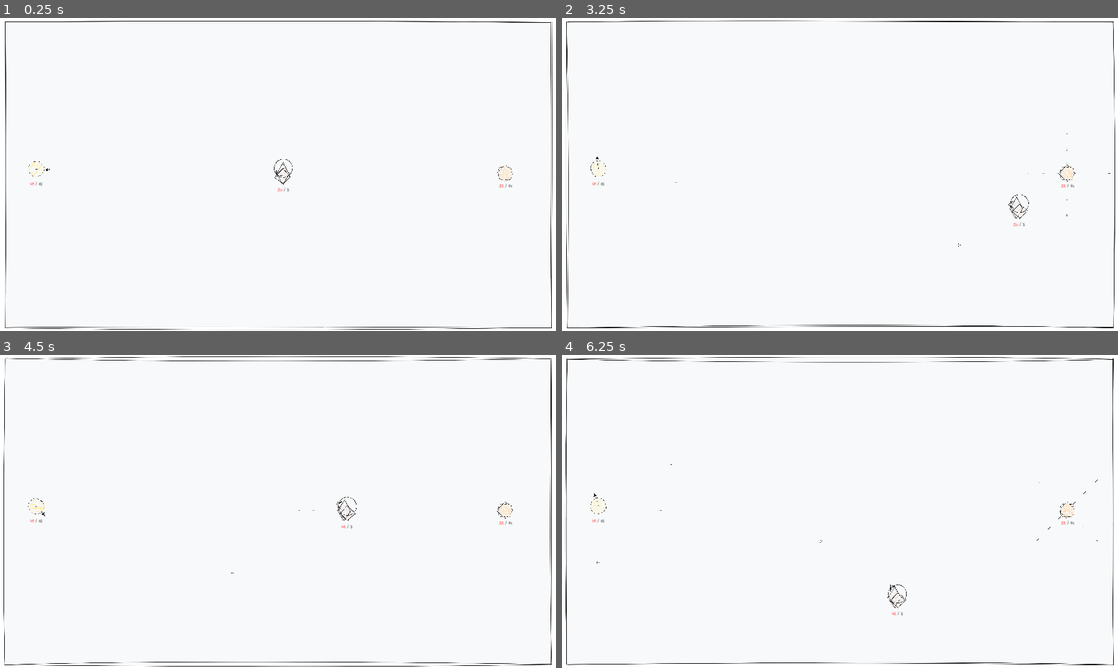
Above: before the commit, frames 1-4 (two rows, left to right).
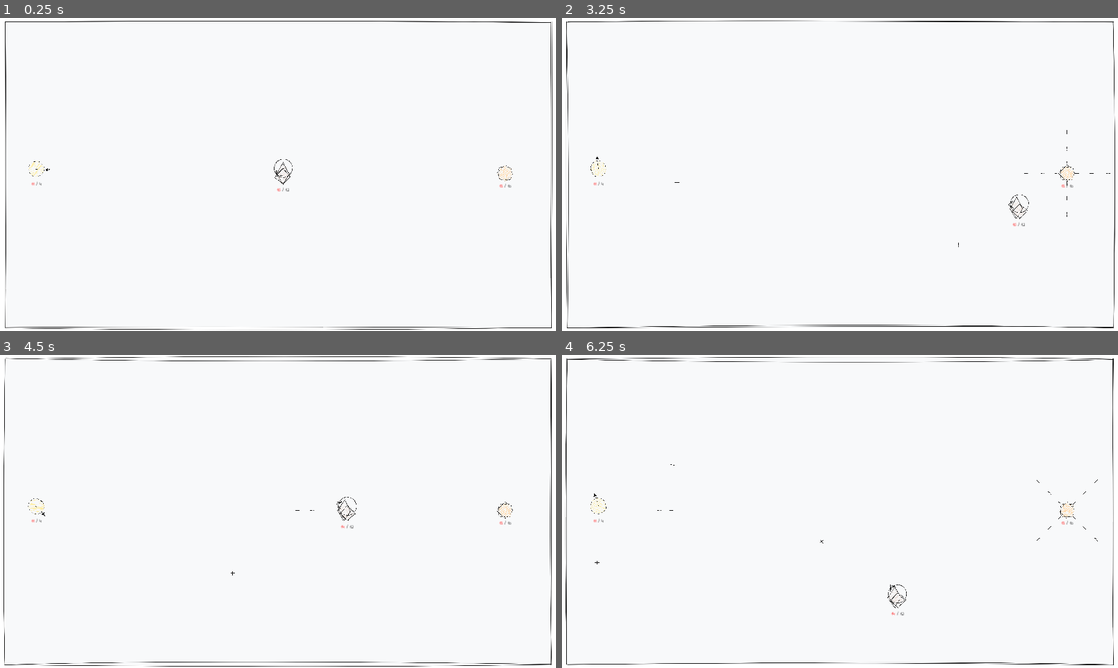
Above: after the commit, the same moments.

Repository: sacredSatan/thain-thain
Game: Godot game, scene res://main.tscn
Same seed, same stepped clock (60 frames per second), same inputs: the game is played once before the commit and once after it.
Inputs (mouse positions are in pixels of both pictures, inside the frame that each line leads up to):
- Up to frame 1 (0.25 s): no input
- Up to frame 2 (3.25 s): move the mouse to (845, 190) at 0.52 s; hold D (move_right) 0.53-1.28 s; tap Tab (cycle_weapon) at 0.6, 2.1 s; move the mouse to (600, 183) at 1.27 s; hold S (move_down) 1.28-2.03 s; tap Space (shoot) at 1.35, 2.85 s; move the mouse to (1067, 187) at 2.02 s; hold D (move_right) 2.03-2.78 s; move the mouse to (812, 237) at 2.77 s; hold W (move_up) from 2.78 s (still down)
- Up to frame 3 (4.5 s): move the mouse to (444, 558) at 3.52 s; release W (move_up) at 3.53 s; hold A (move_left) from 3.53 s (still down); tap Tab (cycle_weapon) at 3.6 s; move the mouse to (111, 464) at 4.27 s; tap Space (shoot) at 4.35 s
- Up to frame 4 (6.25 s): move the mouse to (867, 511) at 5.02 s; release A (move_left) at 5.03 s; hold S (move_down) 5.03-5.78 s; tap Tab (cycle_weapon) at 5.1 s; move the mouse to (756, 433) at 5.77 s; hold D (move_right) from 5.78 s (still down); tap Space (shoot) at 5.85 s

The runs differ from the first frame. In frame 1, less than 0.1% of the frame differs, in the area x 5-93%, y 52-56%; in frame 2, less than 0.1%, in the area x 5-99%, y 35-74%; in frame 3, less than 0.1%; in frame 4, less than 0.1%.

Commit message:
i don't remember

Diff:
--- a/bullet.tscn
+++ b/bullet.tscn
@@ -1,34 +1,34 @@
 [gd_scene load_steps=14 format=3 uid="uid://bmwoo0kpnly3w"]
 
 [ext_resource type="Script" path="res://bullet.gd" id="1_gwm7e"]
-[ext_resource type="Texture2D" uid="uid://b50517ijbnigg" path="res://assets/bullets/bullet_plus1.png" id="2_3i354"]
-[ext_resource type="Texture2D" uid="uid://cg3dob2d54s2j" path="res://assets/bullets/bullet_minus1.png" id="2_vqyl2"]
-[ext_resource type="Texture2D" uid="uid://c1382tamk8rx7" path="res://assets/bullets/bullet_minus2.png" id="3_t0guu"]
-[ext_resource type="Texture2D" uid="uid://bbys6w4t6s8gv" path="res://assets/bullets/bullet_plus2.png" id="3_wgjjg"]
-[ext_resource type="Texture2D" uid="uid://678el1yu6idk" path="res://assets/bullets/bullet_minus3.png" id="4_8kf7j"]
-[ext_resource type="Texture2D" uid="uid://dayrkaompwypj" path="res://assets/bullets/bullet_plus3.png" id="4_f855a"]
-[ext_resource type="Texture2D" uid="uid://cyq68kb1qrp4k" path="res://assets/bullets/bullet_minus4.png" id="5_dhggr"]
-[ext_resource type="Texture2D" uid="uid://d1rx4dtcyio27" path="res://assets/bullets/bullet_minus5.png" id="6_h6gva"]
-[ext_resource type="Texture2D" uid="uid://b38helds84cnv" path="res://assets/bullets/bullet_plus4.png" id="10_dqj0p"]
-[ext_resource type="Texture2D" uid="uid://cadsfo3aqe0kw" path="res://assets/bullets/bullet_plus5.png" id="11_eis5a"]
+[ext_resource type="Texture2D" uid="uid://b2qahhjgdlfo8" path="res://assets/bullets/bullet_minus_21.png" id="4_h6a1i"]
+[ext_resource type="Texture2D" uid="uid://dfbu06xxqrmu0" path="res://assets/bullets/bullet_minus_22.png" id="7_3t64q"]
+[ext_resource type="Texture2D" uid="uid://dhbuy2nokclsl" path="res://assets/bullets/bullet_plus_21.png" id="7_fjr3p"]
+[ext_resource type="Texture2D" uid="uid://buj8vmwmiid16" path="res://assets/bullets/bullet_plus_22.png" id="8_rplla"]
+[ext_resource type="Texture2D" uid="uid://vt7nc3melfor" path="res://assets/bullets/bullet_plus_23.png" id="9_25c6e"]
+[ext_resource type="Texture2D" uid="uid://s7mxj4xdj82f" path="res://assets/bullets/bullet_minus_24.png" id="10_1csvk"]
+[ext_resource type="Texture2D" uid="uid://ctwvmvygjl0ox" path="res://assets/bullets/bullet_plus_24.png" id="10_3ldu4"]
+[ext_resource type="Texture2D" uid="uid://b48n14r6xapnj" path="res://assets/bullets/bullet_plus_25.png" id="11_gwcjs"]
+[ext_resource type="Texture2D" uid="uid://b5u2m8mck2bvu" path="res://assets/bullets/bullet_minus_23.png" id="13_hiqe0"]
+[ext_resource type="Texture2D" uid="uid://ddscvd7oyp5ns" path="res://assets/bullets/bullet_minus_25.png" id="16_utbrc"]
 
 [sub_resource type="SpriteFrames" id="SpriteFrames_xmh1w"]
 animations = [{
 "frames": [{
 "duration": 1.0,
-"texture": ExtResource("2_vqyl2")
+"texture": ExtResource("4_h6a1i")
 }, {
 "duration": 1.0,
-"texture": ExtResource("3_t0guu")
+"texture": ExtResource("7_3t64q")
 }, {
 "duration": 1.0,
-"texture": ExtResource("4_8kf7j")
+"texture": ExtResource("13_hiqe0")
 }, {
 "duration": 1.0,
-"texture": ExtResource("5_dhggr")
+"texture": ExtResource("10_1csvk")
 }, {
 "duration": 1.0,
-"texture": ExtResource("6_h6gva")
+"texture": ExtResource("16_utbrc")
 }],
 "loop": true,
 "name": &"bullet_minus",
@@ -36,19 +36,19 @@
 }, {
 "frames": [{
 "duration": 1.0,
-"texture": ExtResource("2_3i354")
+"texture": ExtResource("7_fjr3p")
 }, {
 "duration": 1.0,
-"texture": ExtResource("3_wgjjg")
+"texture": ExtResource("8_rplla")
 }, {
 "duration": 1.0,
-"texture": ExtResource("4_f855a")
+"texture": ExtResource("9_25c6e")
 }, {
 "duration": 1.0,
-"texture": ExtResource("10_dqj0p")
+"texture": ExtResource("10_3ldu4")
 }, {
 "duration": 1.0,
-"texture": ExtResource("11_eis5a")
+"texture": ExtResource("11_gwcjs")
 }],
 "loop": true,
 "name": &"bullet_plus",
@@ -70,7 +70,8 @@
 [node name="AnimatedSprite2D" type="AnimatedSprite2D" parent="."]
 scale = Vector2(0.1, 0.1)
 sprite_frames = SubResource("SpriteFrames_xmh1w")
-animation = &"bullet_minus"
+animation = &"bullet_plus"
+frame_progress = 0.359464
 
 [node name="CollisionShape2D" type="CollisionShape2D" parent="."]
 shape = SubResource("CircleShape2D_mxn66")
--- a/enemies/bablu.gd
+++ b/enemies/bablu.gd
@@ -90,6 +90,8 @@
 
 	$AimIndicator.hide()
 	$EquationHolder.hide()
+	set_collision_mask(0)
+	set_collision_layer(0)
 
 	await $AnimatedSprite2D.animation_finished
 	queue_free()
--- a/enemies/bunty.gd
+++ b/enemies/bunty.gd
@@ -86,6 +86,8 @@
 		$AnimatedSprite2D.play()
 
 	$EquationHolder.hide()
+	set_collision_mask(0)
+	set_collision_layer(0)
 
 	await $AnimatedSprite2D.animation_finished
 	queue_free()
--- a/equation_holder.gd
+++ b/equation_holder.gd
@@ -32,10 +32,10 @@
 #		print("swtc ", switch_timer)
 
 	if not operand1:
-		operand1 = randi_range(45, 99)
+		operand1 = randi_range(10, 18)
 
 	if not operand2:
-		operand2 = randi_range(1, 45)
+		operand2 = randi_range(1, 13)
 
 	if not operator:
 		operator = Constants.SUPPORTED_OPERATORS.values().pick_random()
--- a/main.gd
+++ b/main.gd
@@ -6,7 +6,7 @@
 # clean up later
 @export var enemy_spawn_rate = 5
 @export var enemy_speed_min = 150
-@export var enemy_speed_max = 300
+@export var enemy_speed_max = 200
 
 @export var operand_switch_rate = 8
 
--- a/project.godot
+++ b/project.godot
@@ -86,5 +86,4 @@
 
 [rendering]
 
-renderer/rendering_method="gl_compatibility"
 renderer/rendering_method.mobile="gl_compatibility"
Binary file added: assets/bullets/bullet_minus_11.png
Not shown, added: assets/bullets/bullet_minus_11.png.import
Binary file added: assets/bullets/bullet_minus_12.png
Not shown, added: assets/bullets/bullet_minus_12.png.import
Binary file added: assets/bullets/bullet_minus_13.png
Not shown, added: assets/bullets/bullet_minus_13.png.import
Binary file added: assets/bullets/bullet_minus_14.png
Not shown, added: assets/bullets/bullet_minus_14.png.import
Binary file added: assets/bullets/bullet_minus_15.png
Not shown, added: assets/bullets/bullet_minus_15.png.import
Binary file added: assets/bullets/bullet_minus_21.png
Not shown, added: assets/bullets/bullet_minus_21.png.import
(and 43 more such lines)
